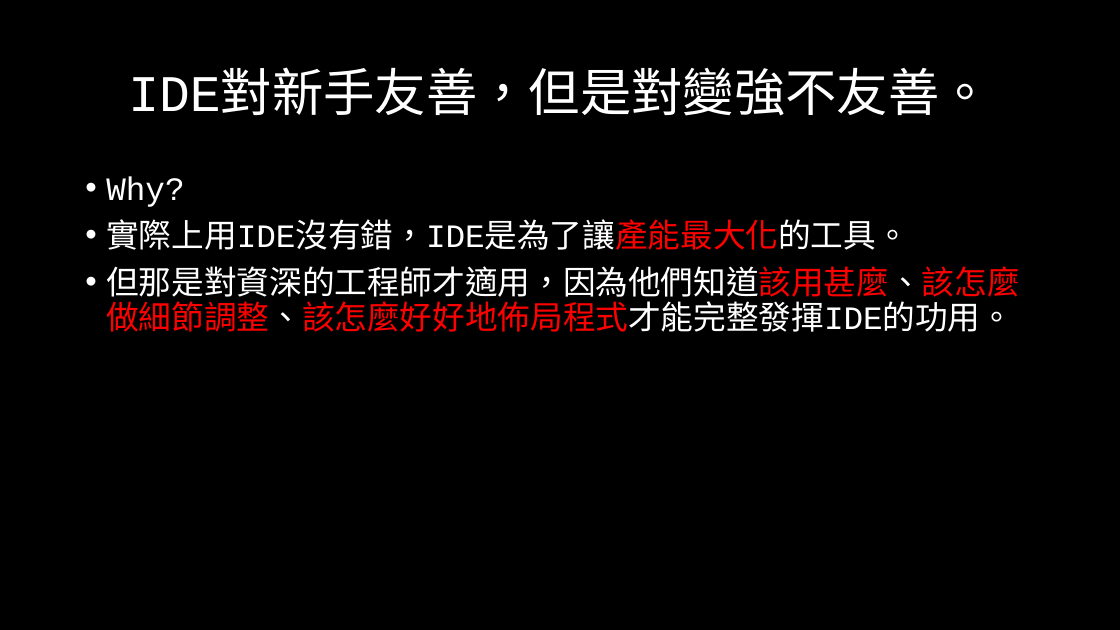
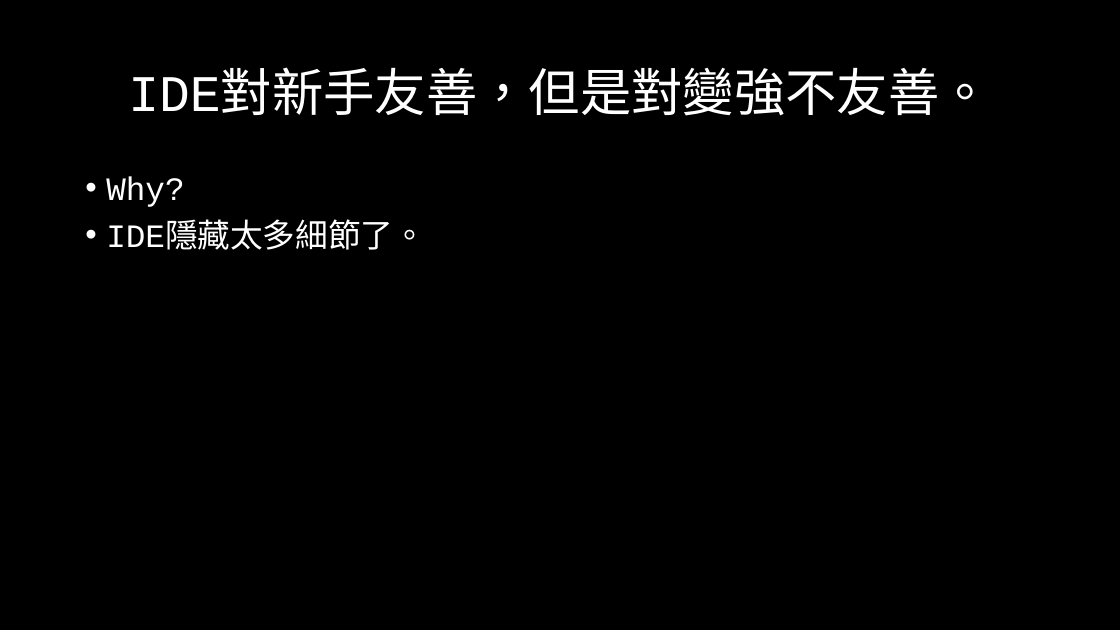
Before and after one commit to OEmiliatanO/those_c_prog_didnt_teach, a slide deck: slide 7 of Ch1/Ch1-basic.pptx (slide 8 before the commit). Drawn at 1120x630 pixels with LibreOffice and Linux fonts; fonts in the diff are those of the drawing. Boxes give left, top, right and bottom in pixels: in the first picture for what was removed or moved away, otherwise in the second. Text is boxed around its words. In the diff, an @@ line names an element or a change of style, - is before the commit and + after.

```diff
--- a/Ch1/Ch1-basic.pptx
+++ b/Ch1/Ch1-basic.pptx
@@ text at (106,223,426,250): text changed @@
-• 實際上用IDE沒有錯，IDE是為了讓產能最大化的工具。
-• 但那是對資深的工程師才適用，因為他們知道該用甚麼、該怎麼做細節調整、該怎麼好好地佈局程式才能完整發揮IDE的功用。
+• IDE隱藏太多細節了。
```
Also in this commit, not shown: 8 other slides changed, 1 slide added, 5 slides removed, 1 other file.
